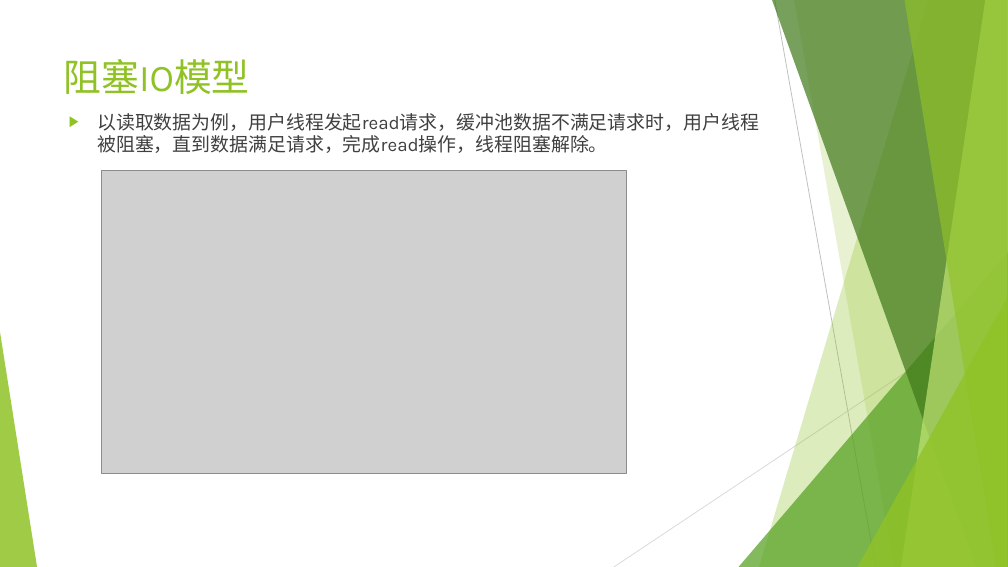
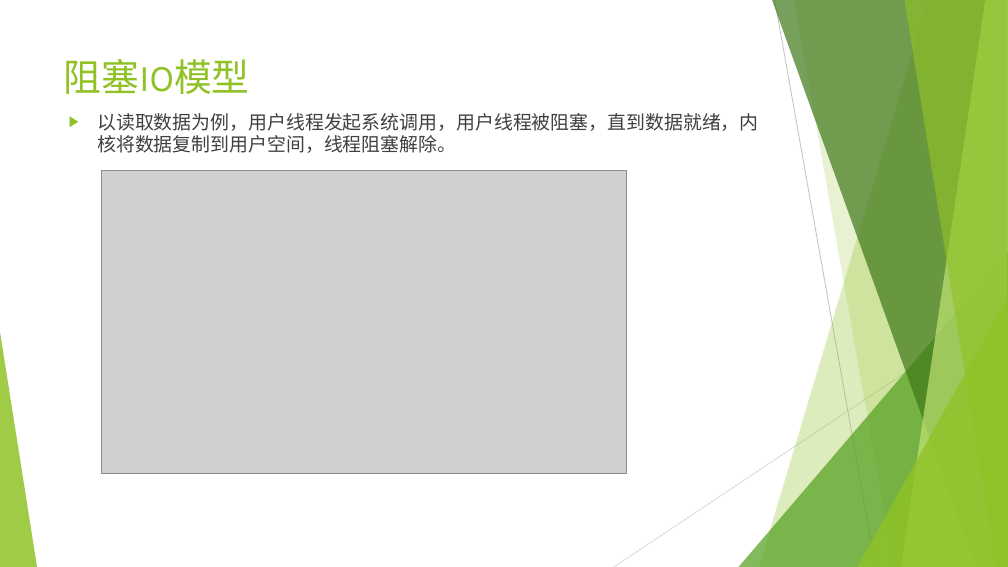
Before and after one commit to JyinChan/report, a slide deck: slide 3 of report.pptx. Drawn at 1008x567 pixels with LibreOffice and Linux fonts; fonts in the diff are those of the drawing; grey boxes stand for pictures. Boxes give left, top, right and bottom in pixels: in the first picture for what was removed or moved away, otherwise in the second. Text is boxed around its words. In the diff, an @@ line names an element or a change of style, - is before the commit and + after.

Commit message:
final

```diff
--- a/report.pptx
+++ b/report.pptx
@@ text at (97,113,758,153): text changed @@
-▶ 以读取数据为例，用户线程发起read请求，缓冲池数据不满足请求时，用户线程被阻塞，直到数据满足请求，完成read操作，线程阻塞解除。
+▶ 以读取数据为例，用户线程发起系统调用，用户线程被阻塞，直到数据就绪，内核将数据复制到用户空间，线程阻塞解除。
```
Also in this commit, not shown: 3 other slides changed, 1 slide removed.
